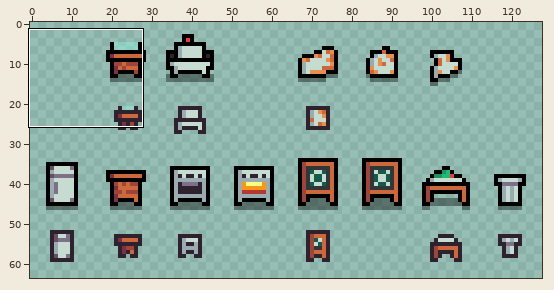
Edited in one commit: pixel-art file (Projects/TastyRoad/Assets/Sprites/stations.aseprite). The first picture is a wide view before the edit; the outline marks the close-up.
Close-up. First the earlier version:
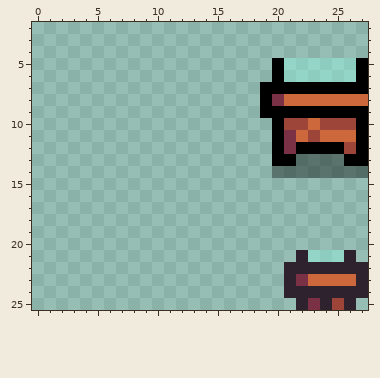
128x64 pixels, 1 frame. Shown: x 0..27, y 2..25.
After the commit:
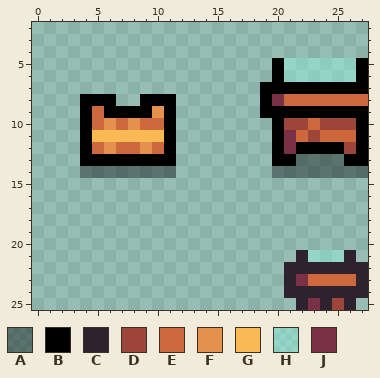
Palette (. is transparent): A #00000064  B #000000  C #2e222f  D #9e4539  E #cd683d  F #e6904e  G #fbb954  H #8ff8e264  J #7a3045
What changed:
Changed rows in their new state; - is an unchanged pixel.
Layer "Layer 1":
first column x 4:
 8 BBB--BBB
 9 BEBBBBFB
10 BEFEFEEB
11 BGGGGGGB
12 BEFEEFEB
13 BBBBBBBB
14 AAAAAAAA
